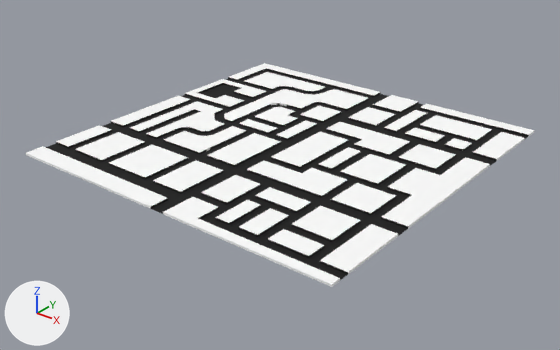
Renders of the OBJ model CustomRobots/city_assets/models/large_basic_city/meshes/city.obj from each side of a commit.
The view is the same before and after, from a 50 mm camera at (607.0, -778.0, 429.0) aimed at (3.0, -23.0, -39.0). Every picture has the same lights, and +X, +Y and +Z are marked at lower left. The older version comes first. Where no turn or scale is listed for an object, it has been applied to the vertices.

Before the edit, the objects in view are built like this:
```python
mat_buildings = principled_material('Buildings')
mat_buildings.base_color = (1.0, 1.0, 1.0)  # white #ffffff
mat_buildings.roughness = 0.9
me_city = bpy.data.meshes.new('city')
me_city.from_pydata(...)  # 7212 vertices, 14126 faces, 3 loose edges; spans x -250.0..250.0, y -250.0..250.0, z 0.0..4.0
# faces by material slot: [7137, 6989]
me_city.materials.append(mat_buildings)  # white #ffffff
me_city.materials.append(mat_road)  # picture img_color_png
ob_city = bpy.data.objects.new('city', me_city)
ob_city.location = (0.0, 0.0, 0.0)
```
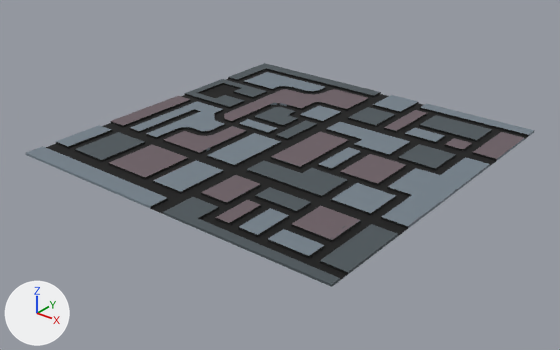
Commit message: Test updated city

What the commit changed:
Picture 'City.png' (img_city_png) is new.
In material 'Buildings' (mat_buildings), base_color is no longer (1.0, 1.0, 1.0), white #ffffff.
In material 'Buildings' (mat_buildings), texture is now set to img_city_png.

Boxes (x1, y1, x2, y2) around the edits, measured in the pictures (560 x 350 px):
'city', surface changed (white to grey)
    both: (26, 63, 535, 287)
